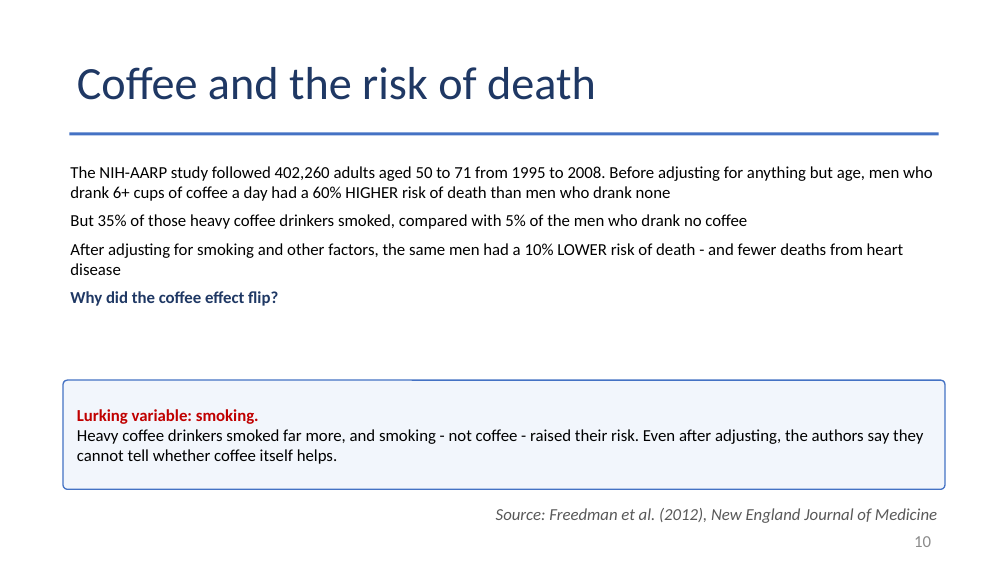
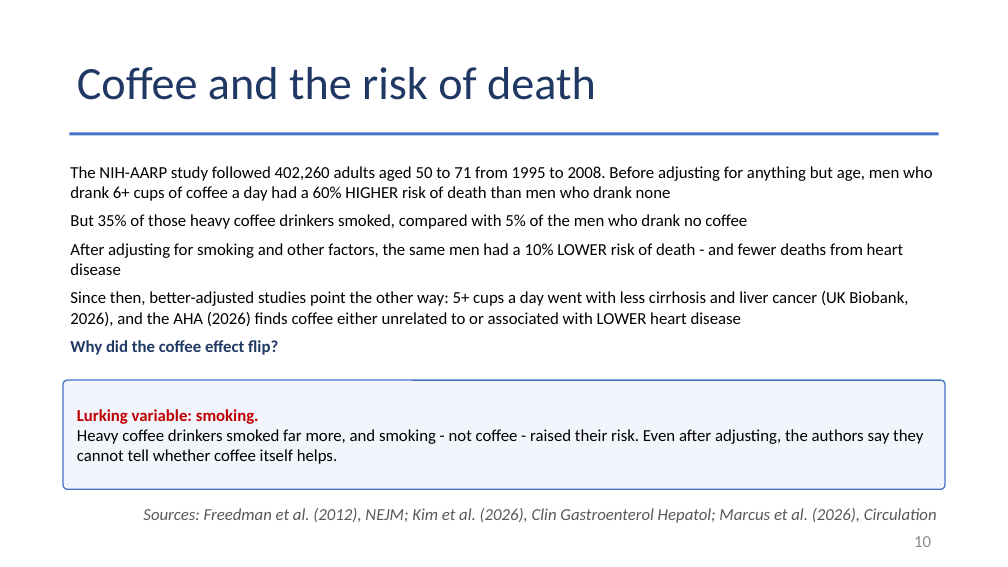
Before and after one commit to Jarred6068/Kvamme_UI_STAT251, a slide deck: slide 10 of docs/lecture_slides/Week 5/Week5_Lecture10_Slides_9_23_2026.pptx. Drawn at 1008x567 pixels with LibreOffice and Linux fonts; fonts in the diff are those of the drawing. Boxes give left, top, right and bottom in pixels: in the first picture for what was removed or moved away, otherwise in the second. Text is boxed around its words. In the diff, an @@ line names an element or a change of style, - is before the commit and + after.

```diff
--- a/docs/lecture_slides/Week 5/Week5_Lecture10_Slides_9_23_2026.pptx
+++ b/docs/lecture_slides/Week 5/Week5_Lecture10_Slides_9_23_2026.pptx
@@ text at (70,291,908,326): paragraph added @@
+Since then, better-adjusted studies point the other way: 5+ cups a day went with less cirrhosis and liver cancer (UK Biobank, 2026), and the AHA (2026) finds coffee either unrelated to or associated with LOWER heart disease
@@ text at (143,508,937,523): text changed @@
-Source: Freedman et al. (2012), New England Journal of Medicine
+Sources: Freedman et al. (2012), NEJM; Kim et al. (2026), Clin Gastroenterol Hepatol; Marcus et al. (2026), Circulation
```
Also in this commit, not shown: 35 other files.
